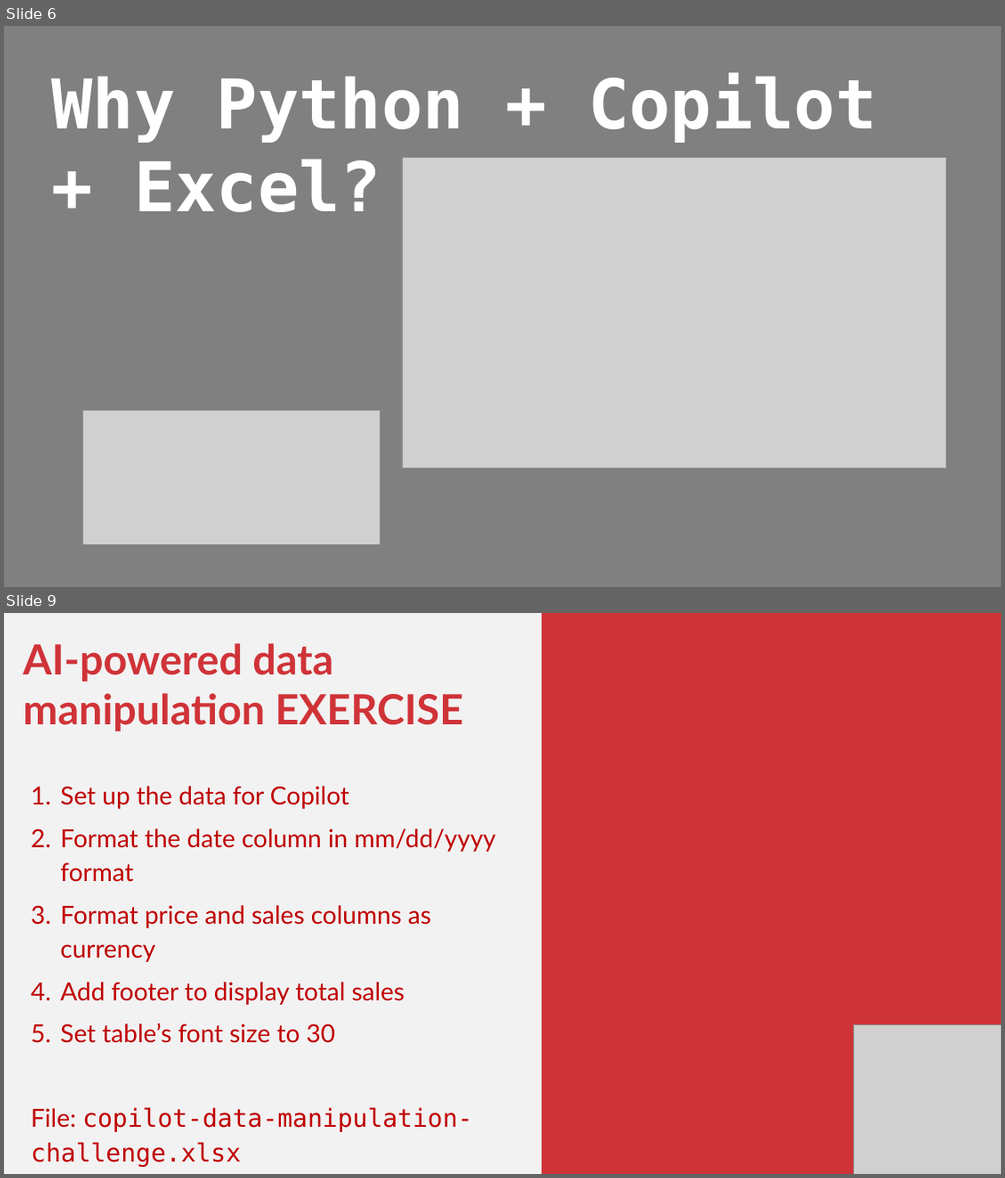
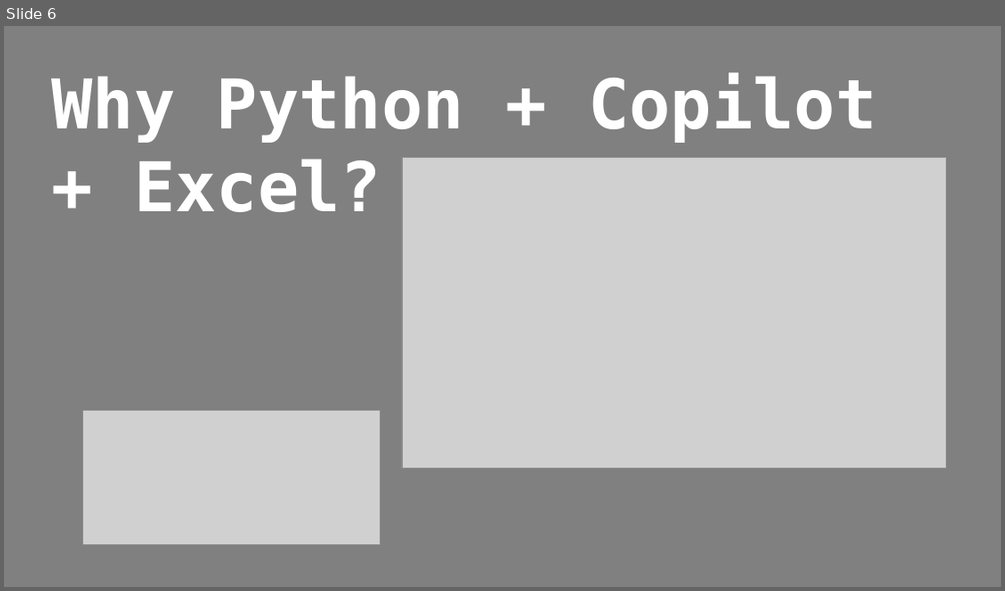
Before and after one commit to stringfestdata/xlgs-python-excel-copilot, a slide deck: xlgs-python-excel-copilot-slides.pptx. Shown one above the other, each under a label of ours: slides 6 and 9 before the commit, slide 6 after it; the slides between them are not shown. The pictures are 1005x1178 and 1005x591 pixels, drawn with LibreOffice and Linux fonts; fonts in the diff are those of the drawing; grey boxes stand for pictures. Boxes give left, top, right and bottom in pixels: in the first picture for what was removed or moved away, otherwise in the second. Text is boxed around its words. In the diff, an @@ line names an element or a change of style, - is before the commit and + after.

```diff
--- a/xlgs-python-excel-copilot-slides.pptx
+++ b/xlgs-python-excel-copilot-slides.pptx
@@ slide 9 removed at [4,613,1001,1174], background #F2F2F2 @@
@@ rectangle removed at [542,613,1001,1174] @@
@@ text removed at [23,643,496,1167] @@
-AI-powered data manipulation EXERCISE
-1. Set up the data for Copilot
-2. Format the date column in mm/dd/yyyy format
-3. Format price and sales columns as currency
-4. Add footer to display total sales
-5. Set table’s font size to 30
-File: copilot-data-manipulation-challenge.xlsx
@@ picture removed at [853,1024,1001,1174] @@
```
Also in this commit, not shown: 4 slides added, 25 other slides removed, 16 other files.
